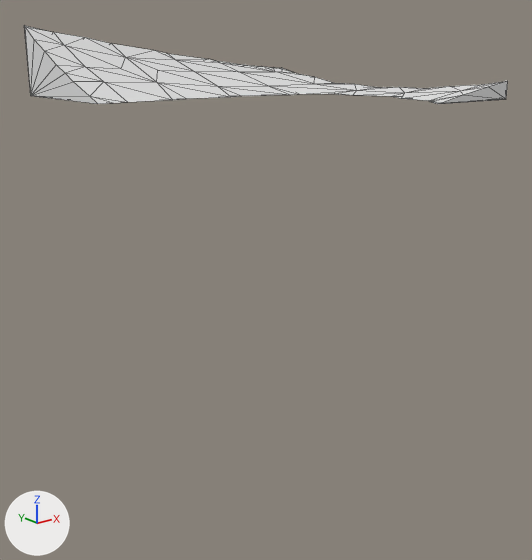
The glTF model assets/terrain/surface_pieces/surf_27_6.glb, before and after one commit.
Camera for both pictures: a camera (50 mm lens) standing at (20.55, 68.68, -24.32) and looking at (27.42, 77.26, -27.75). Every picture has the same lights, and +X, +Y and +Z are marked at lower left. The first picture is the older version. Mesh edges are drawn as thin lines. Where no turn or scale is listed for an object, it has been applied to the vertices.

The older version as bpy lines, for what is in view:
```python
me_geometry_0 = bpy.data.meshes.new('geometry_0')
me_geometry_0.from_pydata(...)  # 75 vertices, 146 faces; spans x 25.0..30.0, y 75.0..80.0, z -25.0..-23.98
ob_geometry_0 = bpy.data.objects.new('geometry_0', me_geometry_0)
ob_geometry_0.location = (0.0, 0.0, 0.0)
```
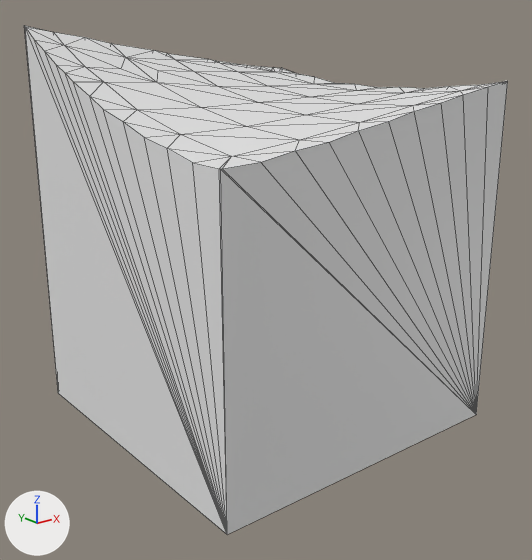
Edits to the bpy script that builds the scene:
```text
Change me_geometry_0:
    used by ob_geometry_0; location = (0.0, 0.0, 0.0)
    remove me_geometry_0.from_pydata(...)  # 75 vertices, 146 faces; spans x 25.0..30.0, y 75.0..80.0, z -25.0..-23.98
    add me_geometry_0.from_pydata(...)  # 85 vertices, 166 faces; spans x 25.0..30.0, y 75.0..80.0, z -30.0..-23.98
    me_geometry_0 part 1
    19 vertices are removed from x 25.0..30.0, y 75.0..80.0, z -25.0
    82 faces are deleted
    1 vertex moves from x 25.24, y 77.78, z -25.0 to x 25.0, y 77.6, z -25.06
    29 vertices are added at x 25.0..30.0, y 75.0..80.0, z -30.0..-25.03
    102 new faces join them
```

Pixel boxes [x1, y1, x2, y2] of what changed, in the pictures (532 x 560 px):
'geometry_0', reshaped (546% taller): before [24, 26, 508, 104]; after [24, 26, 508, 535]
